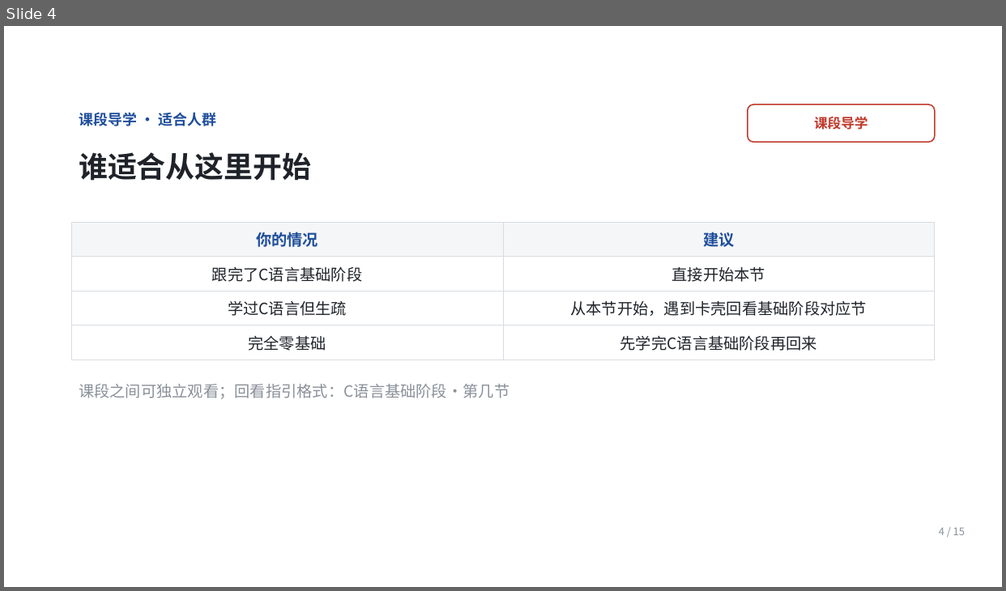
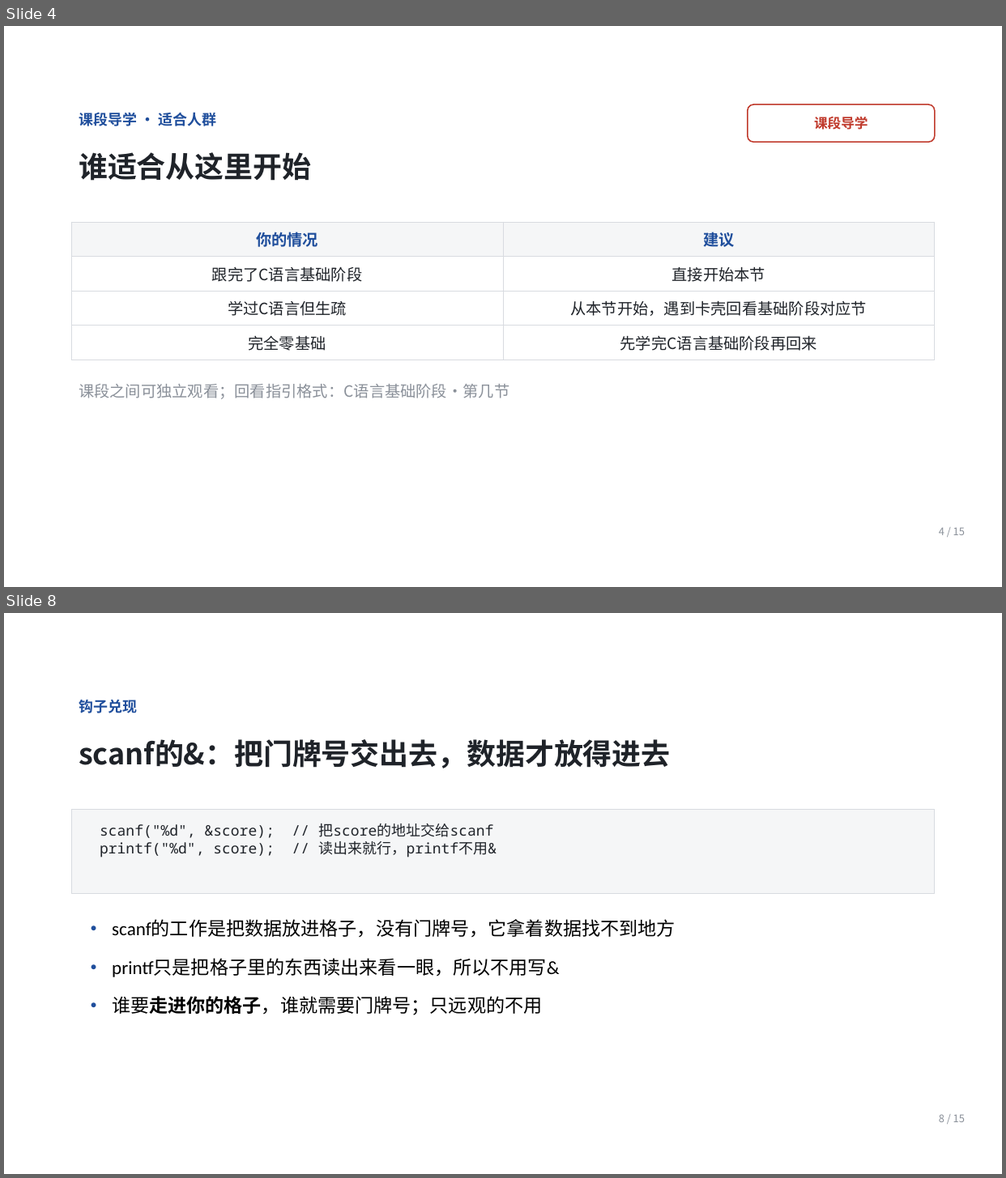
Before and after one commit to Ctrl1CandV/SpecialtyCourses, a slide deck: 课件/C1/C1-B-01/C1-B-01.pptx. Shown one above the other, each under a label of ours: slide 4 before the commit, slides 4 and 8 after it; the slides between them are not shown. The pictures are 1006x591 and 1006x1178 pixels, drawn with LibreOffice and Linux fonts; fonts in the diff are those of the drawing; background and template pictures are left out. Boxes give left, top, right and bottom in pixels: in the first picture for what was removed or moved away, otherwise in the second. Text is boxed around its words. In the diff, an @@ line names an element or a change of style, - is before the commit and + after.

```diff
--- a/课件/C1/C1-B-01/C1-B-01.pptx
+++ b/课件/C1/C1-B-01/C1-B-01.pptx
@@ slide 8 added at [4, 613, 1002, 1174], background picture (left out) @@
@@ text added at [79, 700, 137, 713], 14 pt, text #1F4E9C, bold @@
+钩子兑现
@@ text added at [79, 739, 670, 769], 28 pt, text #1F2329, bold @@
+scanf的&：把门牌号交出去，数据才放得进去
@@ rectangle added at [71, 809, 935, 894], fill #F5F6F7, outline #D8DBE0 0.75 pt @@
@@ text added at [100, 824, 496, 858], 14 pt, text #1F2329 @@
+scanf("%d", &score); // 把score的地址交给scanf
+printf("%d", score); // 读出来就行，printf不用&
@@ text added at [112, 920, 675, 938], 18 pt, text #000000 @@
+• scanf的工作是把数据放进格子，没有门牌号，它拿着数据找不到地方
@@ text added at [112, 958, 559, 977], 18 pt, text #000000 @@
+• printf只是把格子里的东西读出来看一眼，所以不用写&
@@ text added at [112, 996, 542, 1016], 18 pt, text #000000 @@
+• 谁要走进你的格子，谁就需要门牌号；只远观的不用
@@ text added at [939, 1114, 965, 1122], 10 pt, text #8A9099 @@
+8 / 15
```
Also in this commit, not shown: 10 slides changed, 3 other slides added, 4 slides removed, 29 other files.
